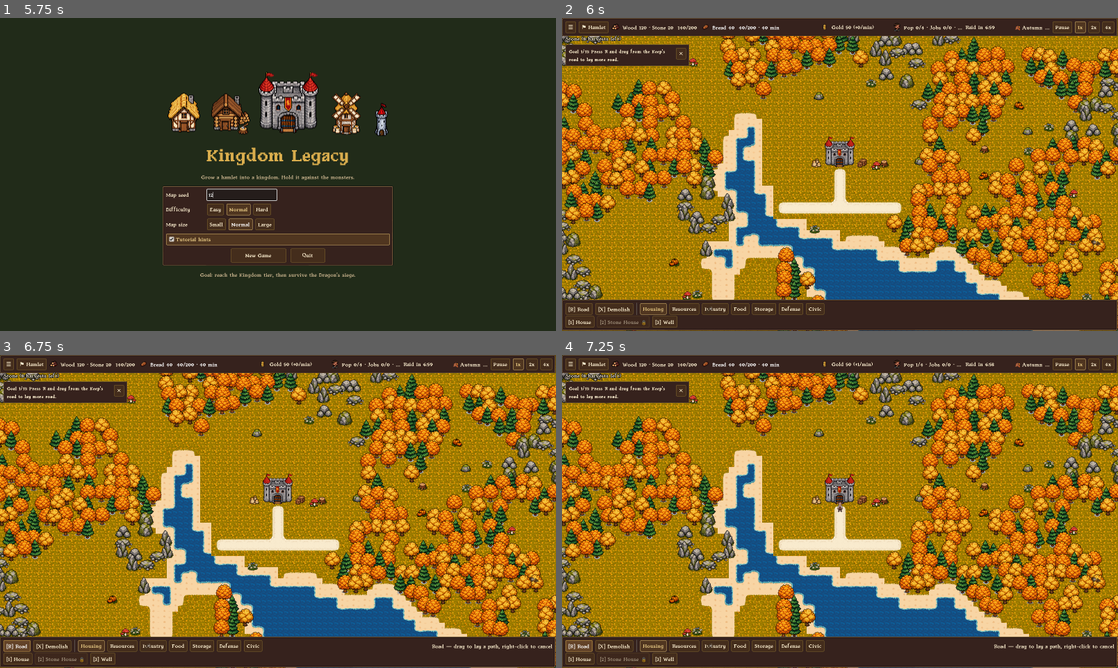
Above: before the commit, frames 1-4 (two rows, left to right).
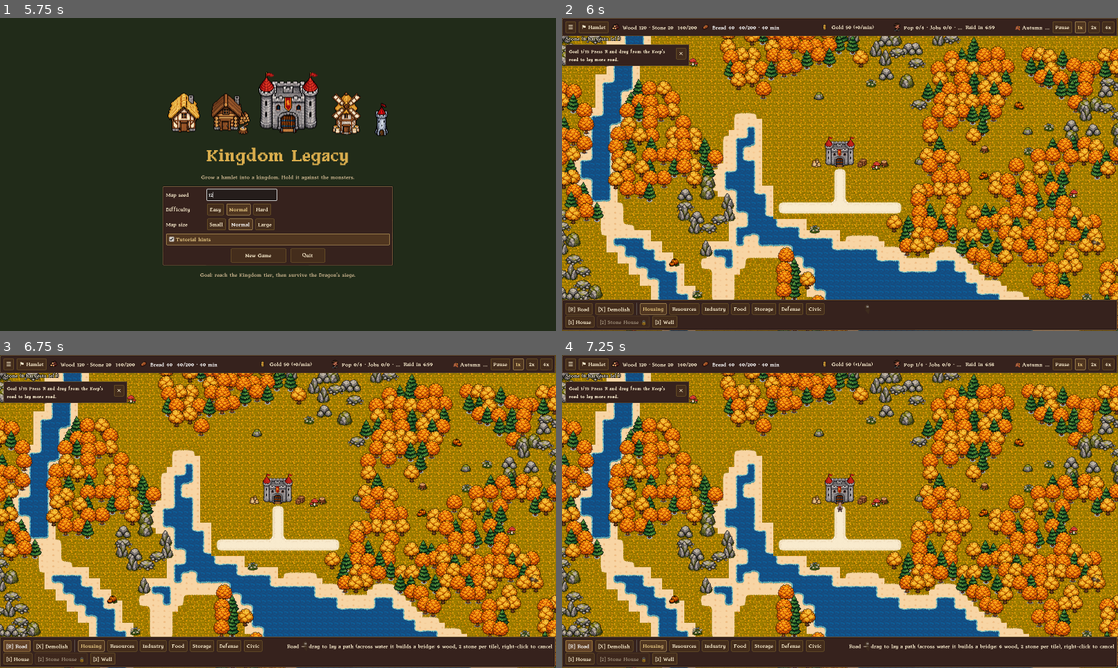
Above: after the commit, the same moments.

Repository: weilonprice/kingdom-legacy
Game: Godot game, scene res://scenes/menu.tscn
The game is run twice, just before and just after one commit, with the same random seed, the same clock (stepped at 60 frames per second) and the same inputs.
Inputs (mouse positions are in pixels of both pictures, inside the frame that each line leads up to):
- Up to frame 1 (5.75 s): click (244, 193) at 0.52 s; type "12" at 0.6 s; click "Easy" at 1.25 s; click "Easy" at 2 s; click "Normal" at 2.75 s; click "Normal" at 3.5 s; click "Normal" at 4.25 s; click "Normal" at 5 s
- Up to frame 2 (6 s): click "New Game" at 5.75 s
- Up to frame 3 (6.75 s): click "[R] Road" at 6.5 s
- Up to frame 4 (7.25 s): no input

Frame 1 is identical in both runs. In frame 2, 5.2% of the frame differs, in the area x 2-56%, y 5-100%; in frame 3, 5.4%, in the area x 2-90%, y 5-100%; in frame 4, 5.4%.

Commit message:
M10: rivers, fords and bridges
- Map generation carves 1 river (2 on Large maps), 2 tiles wide, winding
  edge to edge 14-26 tiles from the start. Each gets 2 sandy fords where
  both banks are dry, so rivers slow raiders but never wall anyone off.
- Bridges: dragging the Road tool across water bridges each crossing of up
  to 5 tiles with land at both ends, for 6 wood + 2 stone per tile, all or
  nothing per span. Walkable for everyone (chokepoints; gates can stand on
  them). Demolishing refunds half. Blue drag preview for valid spans,
  messages for too-long or unaffordable ones. Hover shows Bridge / Ford.
- Plank bridge art with snowy winter variants (BridgeLayer).
- Tools: map_preview.tscn renders whole maps per seed and checks that the
  map edges can reach the Keep. Verify: rivers-bridges scenario,
  find_crossing / pan_to steps, bridge expectations. Docs updated.

Co-Authored-By: Claude Opus 5.5 <noreply@anthropic.com>

Diff:
--- a/scripts/art/art.gd
+++ b/scripts/art/art.gd
@@ -26,6 +26,16 @@
 	if not _textures.has(path):
 		_textures[path] = load(path) if ResourceLoader.exists(path) else null
 	return _textures[path]
+
+
+## `pattern` % name, preferring a <season>/ subfolder version when there is
+## one (e.g. snowy bridge planks in winter).
+static func seasonal(pattern: String, name: String) -> Texture2D:
+	if season != "":
+		var tex := texture(pattern % (season + "/" + name))
+		if tex != null:
+			return tex
+	return texture(pattern % name)
 
 
 ## Seasonal variants (e.g. snow on the roofs) live in buildings/<season>/.
--- a/scripts/controllers/build_controller.gd
+++ b/scripts/controllers/build_controller.gd
@@ -12,6 +12,7 @@
 const HOTKEYS := {KEY_R: "road", KEY_X: "demolish"}
 const COLOR_OK := Color(0.3, 1.0, 0.4, 0.45)
 const COLOR_BAD := Color(1.0, 0.25, 0.2, 0.45)
+const COLOR_BRIDGE := Color(0.35, 0.7, 1.0, 0.5)
 
 var world: WorldMap
 var progression: Progression
@@ -73,7 +74,8 @@
 			var def := BuildingDefs.get_def(build_id)
 			return "Placing %s (%s) — right-click to cancel" % [def.name, BuildingDefs.cost_text(def.cost)]
 		Mode.ROAD:
-			return "Road — drag to lay a path, right-click to cancel"
+			return "Road — drag to lay a path (across water it builds a bridge: %s per tile), right-click to cancel" % \
+				BuildingDefs.cost_text(WorldMap.BRIDGE_COST)
 		Mode.WALL:
 			var wdef := BuildingDefs.get_def(build_id)
 			return "%s — drag to build (%s per segment), right-click to cancel" % [
@@ -136,6 +138,7 @@
 				_dragging = false
 				if mode == Mode.ROAD:
 					world.place_roads(tiles)
+					_emit_if(world.road_problem)
 				else:
 					_build_wall(tiles)
 		Mode.DEMOLISH:
@@ -220,8 +223,16 @@
 			draw_rect(Rect2(Vector2(e * tile), Vector2(tile, tile)), Color(1, 0.9, 0.3, 0.45))
 			_draw_area(def, e)
 		Mode.ROAD:
-			for t in _drag_tiles():
+			var path := _drag_tiles()
+			var bridge := {}
+			for span: Array in world.bridge_spans(path).valid:
+				var ok := GameState.can_afford(WorldMap.bridge_cost(span.size()))
+				for t: Vector2i in span:
+					bridge[t] = ok
+			for t in path:
 				var color := COLOR_OK if world.can_place_road(t) or world.is_road(t) else COLOR_BAD
+				if bridge.has(t):
+					color = COLOR_BRIDGE if bridge[t] else COLOR_BAD
 				draw_rect(Rect2(Vector2(t * tile), Vector2(tile, tile)), color)
 		Mode.WALL:
 			for t in _drag_tiles():
--- /dev/null
+++ b/scripts/world/bridge_layer.gd
@@ -0,0 +1,34 @@
+class_name BridgeLayer
+extends Node2D
+## Draws bridges: road tiles laid over water. Each tile shows a plank
+## section running toward its road neighbours (east-west or north-south).
+## Sits under the building and unit layers so people walk across on top.
+
+const ART := "res://assets/sprites/bridges/%s.png"
+
+var world: WorldMap
+
+
+func _draw() -> void:
+	var h := Art.seasonal(ART, "wood_h")
+	var v := Art.seasonal(ART, "wood_v")
+	var tile := float(Terrain.TILE_SIZE)
+	for t: Vector2i in world.roads:
+		if world.get_terrain(t) != Terrain.WATER:
+			continue
+		var across_x := world.roads.has(t + Vector2i.LEFT) or world.roads.has(t + Vector2i.RIGHT)
+		var across_y := world.roads.has(t + Vector2i.UP) or world.roads.has(t + Vector2i.DOWN)
+		var rect := Rect2(Vector2(t) * tile, Vector2(tile, tile))
+		var tex := v if across_y and not across_x else h
+		if tex != null:
+			# The plank section is centred on the tile, stretched along the
+			# crossing only (the art tiles seamlessly that way).
+			var along_x := tex == h
+			var size := Vector2(tile, tex.get_height()) if along_x else Vector2(tex.get_width(), tile)
+			var at := rect.get_center() - size * 0.5
+			draw_texture_rect(tex, Rect2(at, size), true)
+		else:
+			draw_rect(rect.grow(-3), Color(0.45, 0.30, 0.16))
+			for i in 4:
+				var y := rect.position.y + 5 + i * 7
+				draw_line(Vector2(rect.position.x + 3, y), Vector2(rect.end.x - 3, y), Color(0.3, 0.2, 0.1), 1.0)
--- a/scripts/world/terrain_renderer.gd
+++ b/scripts/world/terrain_renderer.gd
@@ -29,6 +29,7 @@
 const CROP_SOURCE := 10
 
 var world: WorldMap
+var bridges: BridgeLayer
 ## Trees and props (see Nature). When there's tree art, forests are drawn as
 ## grass with trees standing on it instead of the forest tileset.
 var nature: Nature
@@ -126,6 +127,13 @@
 			_art_terrains[t] = true
 		if spec.get("roads", false):
 			_roads_have_art = true
+	_add_bridge_layer()
+
+
+func _add_bridge_layer() -> void:
+	bridges = BridgeLayer.new()
+	bridges.world = world
+	add_child(bridges)
 
 
 func rebuild() -> void:
@@ -138,6 +146,7 @@
 			for x in world.width + 1:
 				_paint_overlay_cell(o, Vector2i(x, y))
 	nature.rebuild()
+	bridges.queue_redraw()
 
 
 ## Call after a tile's terrain or road status changes.
@@ -149,6 +158,8 @@
 			for dx in 2:
 				_paint_overlay_cell(o, t + Vector2i(dx, dy))
 	nature.refresh_tile(t)
+	if bridges != null:
+		bridges.queue_redraw()
 
 
 func _paint_base(t: Vector2i) -> void:
@@ -177,7 +188,7 @@
 
 
 func _paint_road_fallback(t: Vector2i) -> void:
-	if not _roads_have_art and world.roads.has(t):
+	if not _roads_have_art and world.roads.has(t) and world.get_terrain(t) != Terrain.WATER:
 		road_fallback.set_cell(t, CODE_SOURCE, Terrain.ROAD_ATLAS)
 	else:
 		road_fallback.erase_cell(t)
@@ -187,7 +198,7 @@
 	if not world.is_in_bounds(t):
 		return false
 	if o.roads:
-		return world.roads.has(t)
+		return world.roads.has(t) and world.get_terrain(t) != Terrain.WATER
 	return world.get_terrain(t) in o.terrains
 
 
--- a/scripts/world/world_map.gd
+++ b/scripts/world/world_map.gd
@@ -95,6 +95,8 @@
 			var m := moisture.get_noise_2d(x, y)
 			_set_terrain_raw(Vector2i(x, y), _pick_terrain(e, m))
 
+	_carve_rivers(seed_value)
+
 	# Guarantee a buildable start with wood and stone within reach.
 	var center := Vector2i(width >> 1, height >> 1)
 	_stamp(center, 8, Terrain.GRASS)
@@ -119,6 +121,91 @@
 	GameState.attach_stock(stock)
 
 
+## Rivers run edge to edge, winding, passing 14-26 tiles from the start so
+## they're close enough to matter but never through the town site. Each gets
+## sandy fords where anyone can wade across, so a river is never a wall.
+const RIVER_WIDTH := 2
+## Tools can turn rivers off to compare maps.
+static var rivers_enabled := true
+const FORDS_PER_RIVER := 2
+
+
+func _carve_rivers(seed_value: int) -> void:
+	if not rivers_enabled:
+		return
+	var rng := RandomNumberGenerator.new()
+	rng.seed = seed_value + 3
+	var count := 1 if width <= 128 else 2
+	var center := Vector2(width, height) * 0.5
+	for r in count:
+		var vertical := rng.randf() < 0.5
+		var side := -1.0 if rng.randf() < 0.5 else 1.0
+		var base: float = (center.x if vertical else center.y) + side * rng.randi_range(14, 26)
+		var meander := _noise(seed_value + 11 + r, 0.025, 2)
+		var length := height if vertical else width
+		var course: Array[Vector2i] = []
+		var prev := -1
+		for i in length:
+			var c := roundi(base + meander.get_noise_1d(i) * 16.0)
+			# Fill sideways steps so the river never breaks up diagonally.
+			var from := c if prev < 0 else prev
+			for k in range(mini(from, c), maxi(from, c) + 1):
+				for w in RIVER_WIDTH:
+					var t := Vector2i(k + w, i) if vertical else Vector2i(i, k + w)
+					if is_in_bounds(t) and Vector2(t).distance_to(center) > 12.0:
+						_set_terrain_raw(t, Terrain.WATER)
+						course.append(t)
+			prev = c
+		_place_fords(course, vertical, rng)
+
+
+func _place_fords(course: Array[Vector2i], vertical: bool, rng: RandomNumberGenerator) -> void:
+	if course.is_empty():
+		return
+	var along := func(t: Vector2i) -> int: return t.y if vertical else t.x
+	var length := height if vertical else width
+	for f in FORDS_PER_RIVER:
+		# Spread fords along the river, one in each stretch of it, at a spot
+		# with dry land on both banks (not where the river runs into a lake).
+		var lo := int(float(f) / FORDS_PER_RIVER * length) + 4
+		var hi := maxi(lo, int(float(f + 1) / FORDS_PER_RIVER * length) - 5)
+		var at := -1
+		for attempt in 30:
+			var candidate := rng.randi_range(lo, hi)
+			if _banks_dry(course, along, candidate, vertical):
+				at = candidate
+				break
+		if at < 0:
+			continue
+		for t in course:
+			if absi(along.call(t) - at) <= 1:
+				_set_terrain_raw(t, Terrain.SAND)
+
+
+## True when the river's cross-section at `at` has land just beyond it on
+## both sides.
+func _banks_dry(course: Array[Vector2i], along: Callable, at: int, vertical: bool) -> bool:
+	var across: Array[int] = []
+	for t in course:
+		if along.call(t) == at:
+			across.append(t.x if vertical else t.y)
+	if across.is_empty():
+		return false
+	var lo: int = across.min() - 1
+	var hi: int = across.max() + 1
+	for side in [lo, hi]:
+		var t := Vector2i(side, at) if vertical else Vector2i(at, side)
+		if not is_in_bounds(t) or get_terrain(t) == Terrain.WATER:
+			return false
+	return true
+
+
+## Sand with water on two opposite sides: a river crossing.
+func _is_ford(t: Vector2i) -> bool:
+	var w := func(o: Vector2i) -> bool: return is_in_bounds(t + o) and get_terrain(t + o) == Terrain.WATER
+	return (w.call(Vector2i.LEFT) and w.call(Vector2i.RIGHT)) or (w.call(Vector2i.UP) and w.call(Vector2i.DOWN))
+
+
 func _noise(seed_value: int, frequency: float, octaves: int) -> FastNoiseLite:
 	var noise := FastNoiseLite.new()
 	noise.seed = seed_value
@@ -216,10 +303,12 @@
 	if occupancy.has(t):
 		return occupancy[t].describe()
 	if roads.has(t):
-		return "Road"
+		return "Bridge" if get_terrain(t) == Terrain.WATER else "Road"
 	if fields.has(t):
 		return "Field — %s" % ["Tilled", "Growing", "Ripe"][fields[t].stage]
 	var text: String = Terrain.NAMES[get_terrain(t)]
+	if get_terrain(t) == Terrain.SAND and _is_ford(t):
+		text = "Ford (shallow crossing)"
 	var left := resource_left[t.y * width + t.x]
 	if left > 0:
 		text += " (%d harvests left)" % left
@@ -229,7 +318,8 @@
 # --- Pathfinding ------------------------------------------------------------
 
 func _update_nav(t: Vector2i) -> void:
-	var water := get_terrain(t) == Terrain.WATER
+	# Water is solid unless a bridge crosses it.
+	var water := get_terrain(t) == Terrain.WATER and not roads.has(t)
 	var ground_cost := 1.0 if roads.has(t) else Terrain.walk_cost(get_terrain(t))
 	var b: Building = occupancy.get(t)
 	var fortification: bool = b != null and BuildingDefs.is_fortification(b.def)
@@ -489,6 +579,8 @@
 			GameState.add_resource(item, goods[item])
 		return ""
 	if roads.has(t):
+		if get_terrain(t) == Terrain.WATER:
+			GameState.refund(BRIDGE_COST, 0.5)
 		roads.erase(t)
 		renderer.refresh_tile(t)
 		_update_nav(t)
@@ -575,11 +667,16 @@
 
 # --- Roads ------------------------------------------------------------------
 
+## Why the last place_roads left something out ("" if it didn't).
+var road_problem := ""
+const MAX_BRIDGE := 5
+const BRIDGE_COST := {"wood": 6, "stone": 2}
+
+
 func can_place_road(t: Vector2i) -> bool:
 	return is_in_bounds(t) and not occupancy.has(t) and not roads.has(t) and get_terrain(t) != Terrain.WATER
 
 
-## Places roads on every valid tile, clearing trees and rocks. Returns count placed.
 # --- Loading a save (see SaveGame) ----------------------------------------------
 
 ## Replaces every road with `tiles`.
@@ -621,14 +718,33 @@
 		renderer.refresh_tile(f.t)
 
 
+## Places roads on every valid tile of a drag, clearing trees and rocks.
+## Water crossings become bridges (see bridge_spans): each span is paid for
+## as a whole or not built. Returns the count placed; road_problem says why
+## a bridge wasn't built.
 func place_roads(tiles: Array[Vector2i]) -> int:
+	road_problem = ""
 	var placed := 0
+	var spans := bridge_spans(tiles)
+	var bridged := {}
+	for span: Array in spans.valid:
+		var cost := bridge_cost(span.size())
+		if not GameState.spend(cost):
+			road_problem = "Not enough for a %d-tile bridge (%s)" % [span.size(), BuildingDefs.cost_text(cost)]
+			continue
+		for t: Vector2i in span:
+			bridged[t] = true
+	if spans.too_long > 0 and road_problem == "":
+		road_problem = "Bridges can span at most %d tiles of water, with land at both ends" % MAX_BRIDGE
 	for t in tiles:
-		if not can_place_road(t):
+		if bridged.has(t):
+			roads[t] = true
+		elif can_place_road(t):
+			if not Terrain.is_buildable(get_terrain(t)):
+				set_terrain(t, Terrain.GRASS)
+			roads[t] = true
+		else:
 			continue
-		if not Terrain.is_buildable(get_terrain(t)):
-			set_terrain(t, Terrain.GRASS)
-		roads[t] = true
 		renderer.refresh_tile(t)
 		_update_nav(t)
 		placed += 1
@@ -637,6 +753,43 @@
 	return placed
 
 
+func is_bridge(t: Vector2i) -> bool:
+	return roads.has(t) and get_terrain(t) == Terrain.WATER
+
+
+static func bridge_cost(length: int) -> Dictionary:
+	var cost := {}
+	for item: String in BRIDGE_COST:
+		cost[item] = BRIDGE_COST[item] * length
+	return cost
+
+
+## Splits a road drag into its water crossings. A crossing can be bridged
+## when it is at most MAX_BRIDGE tiles and the drag has land (or an existing
+## bridge/road) right before and after it.
+## -> {"valid": [[tiles...], ...], "too_long": count of rejected crossings}
+func bridge_spans(tiles: Array[Vector2i]) -> Dictionary:
+	var valid := []
+	var too_long := 0
+	var run: Array[Vector2i] = []
+	var land_before := false
+	for i in tiles.size() + 1:
+		var t: Vector2i = tiles[i] if i < tiles.size() else INVALID_TILE
+		var water := i < tiles.size() and is_in_bounds(t) and get_terrain(t) == Terrain.WATER and not roads.has(t)
+		if water:
+			run.append(t)
+			continue
+		if not run.is_empty():
+			var land_after := i < tiles.size() and is_in_bounds(t) and not occupancy.has(t)
+			if land_before and land_after and run.size() <= MAX_BRIDGE:
+				valid.append(run.duplicate())
+			else:
+				too_long += 1
+			run.clear()
+		land_before = i < tiles.size() and is_in_bounds(t)
+	return {"valid": valid, "too_long": too_long}
+
+
 func is_road(t: Vector2i) -> bool:
 	return roads.has(t)
 
--- a/tools/verify/driver.gd
+++ b/tools/verify/driver.gd
@@ -128,6 +128,13 @@
 		await _drag(_screen_of(step.drag_tile[0]), _screen_of(step.drag_tile[1]))
 	elif step.has("find_site"):
 		return _find_site(step.find_site)
+	elif step.has("find_crossing"):
+		return _find_crossing(step.find_crossing)
+	elif step.has("pan_to"):
+		# Test-only: centres the camera on a tile (a player would scroll there).
+		main.camera.position = world.tile_center(_tile_of(step.pan_to))
+		report.setup_shortcuts.append(step)
+		await _frames(3)
 	elif step.has("screenshot"):
 		return await _screenshot(step.screenshot)
 	elif step.has("state"):
@@ -347,6 +354,38 @@
 	return "FAIL no site for %s" % id
 
 
+## Finds a straight north-south or east-west water crossing near a tile:
+## land, then `min`..`max` water tiles, then land. Names the land tile on
+## each bank, and the first water tile as "<as>_water". Read-only.
+## {"as": "south_bank", "as_end": "north_bank", "near": [0, -20], "min": 1, "max": 5}
+func _find_crossing(spec: Dictionary) -> String:
+	var near := _tile_of(spec.get("near", [0, 0]))
+	var lo := int(spec.get("min", 1))
+	var hi := int(spec.get("max", 5))
+	for r in 30:
+		for dy in range(-r, r + 1):
+			for dx in range(-r, r + 1):
+				if maxi(absi(dx), absi(dy)) != r:
+					continue
+				var start := near + Vector2i(dx, dy)
+				if not world.is_in_bounds(start) or world.get_terrain(start) == Terrain.WATER \
+						or world.occupancy.has(start):
+					continue
+				for dir in [Vector2i.UP, Vector2i.DOWN, Vector2i.LEFT, Vector2i.RIGHT]:
+					var n := 0
+					var t: Vector2i = start + dir
+					while world.is_in_bounds(t) and world.get_terrain(t) == Terrain.WATER and n <= hi:
+						n += 1
+						t += dir
+					if n >= lo and n <= hi and world.is_in_bounds(t) and not world.occupancy.has(t):
+						var base := world.keep.entrance()
+						aliases[spec["as"]] = start
+						aliases[spec["as_end"]] = t
+						aliases[spec["as"] + "_water"] = start + dir
+						return "ok (%d water tiles from keep%+d,%+d)" % [n, start.x - base.x, start.y - base.y]
+	return "FAIL no crossing of %d-%d water tiles" % [lo, hi]
+
+
 func _screenshot(name: String) -> String:
 	if DisplayServer.get_name() == "headless":
 		return "skipped (headless has no renderer)"
@@ -389,6 +428,8 @@
 		"final_siege": main.raids.final_siege,
 		"boss_hp": _boss_hp(),
 		"fields": world.fields.size(),
+		"bridges": world.roads.keys().filter(func(t: Vector2i) -> bool: return world.is_bridge(t)).size(),
+		"bridges_walkable": world.roads.keys().all(func(t: Vector2i) -> bool: return world.is_walkable(t)),
 		"season": main.seasons.current(),
 		"warm": main.seasons.warm,
 		"art_season": Art.season,
@@ -482,6 +523,8 @@
 		problems.append("call_to_arms %s != %s" % [s.call_to_arms, expect.call_to_arms])
 	if expect.has("hint") and not expect.hint in s.hint:
 		problems.append("hint '%s' doesn't contain '%s'" % [s.hint, expect.hint])
+	if expect.has("bridges_walkable") and s.bridges_walkable != expect.bridges_walkable:
+		problems.append("bridges_walkable %s != %s" % [s.bridges_walkable, expect.bridges_walkable])
 	if expect.has("game_over") and s.game_over != expect.game_over:
 		problems.append("game_over %s != %s" % [s.game_over, expect.game_over])
 	if expect.has("night") and s.night != expect.night:
@@ -551,7 +594,7 @@
 ## or a kingdom resource total.
 func _metric(s: Dictionary, key: String) -> float:
 	if key in ["population", "roads", "happiness", "villagers_awake", "enemies", "burning", "lairs",
-			"villagers_fighting", "boss_hp"]:
+			"villagers_fighting", "boss_hp", "bridges"]:
 		return float(s[key])
 	return float(s.resources.get(key, 0))
 
--- /dev/null
+++ b/tools/verify/map_preview.gd
@@ -0,0 +1,55 @@
+extends Node
+## Saves a terrain overview (one pixel per tile, scaled up) for map seeds, and
+## checks that raiders can reach the Keep from the map edge.
+##   godot --headless --path . res://tools/verify/map_preview.tscn -- --seeds=12345,7,99 --out=/tmp/maps
+
+const COLORS := [Color(0.2, 0.4, 0.8), Color(0.9, 0.8, 0.5), Color(0.55, 0.7, 0.3),
+	Color(0.15, 0.4, 0.15), Color(0.5, 0.5, 0.5), Color(0.6, 0.45, 0.25)]
+
+
+func _ready() -> void:
+	var args := {}
+	for a in OS.get_cmdline_user_args():
+		if a.begins_with("--") and "=" in a:
+			args[a.substr(2).get_slice("=", 0)] = a.get_slice("=", 1)
+	var out: String = args.get("out", "/tmp")
+	WorldMap.rivers_enabled = args.get("rivers", "on") != "off"
+	DirAccess.make_dir_recursive_absolute(out)
+	for s in String(args.get("seeds", "12345")).split(","):
+		var world := WorldMap.new()
+		world.width = int(args.get("size", "128"))
+		world.height = world.width
+		add_child(world)
+		world.generate(int(s))
+		var img := Image.create(world.width, world.height, false, Image.FORMAT_RGB8)
+		for y in world.height:
+			for x in world.width:
+				img.set_pixel(x, y, COLORS[world.get_terrain(Vector2i(x, y))])
+		for t: Vector2i in world.roads:
+			img.set_pixel(t.x, t.y, Color(0.9, 0.9, 0.9))
+		var k := world.keep.origin
+		img.fill_rect(Rect2i(k, Vector2i(3, 3)), Color(1, 0, 0))
+		img.resize(world.width * 4, world.height * 4, Image.INTERPOLATE_NEAREST)
+		img.save_png("%s/map_%s.png" % [out, s])
+		# Can every map edge reach the Keep? (fords must connect the map)
+		var goal := world.keep.entrance()
+		var reach := 0
+		var tried := 0
+		for i in 40:
+			var t := Vector2i((i * 37) % world.width, 0 if i % 2 == 0 else world.height - 1)
+			if i % 4 >= 2:
+				t = Vector2i(0 if i % 2 == 0 else world.width - 1, (i * 53) % world.height)
+			if not world.is_walkable(t):
+				continue
+			tried += 1
+			if not world.find_path(t, goal).is_empty():
+				reach += 1
+		var water := 0
+		for y in world.height:
+			for x in world.width:
+				if world.get_terrain(Vector2i(x, y)) == Terrain.WATER:
+					water += 1
+		print("MAP seed=%s edge->keep reachable %d/%d water=%d" % [s, reach, tried, water])
+		world.queue_free()
+		GameState.reset()
+	get_tree().quit()
--- /dev/null
+++ b/tools/verify/map_preview.tscn
@@ -0,0 +1,6 @@
+[gd_scene load_steps=2 format=3]
+
+[ext_resource type="Script" path="res://tools/verify/map_preview.gd" id="1_map"]
+
+[node name="MapPreview" type="Node"]
+script = ExtResource("1_map")
--- /dev/null
+++ b/tools/verify/scenarios/rivers-bridges.json
@@ -0,0 +1,30 @@
+[
+  {"setup_grant": {"wood": 150, "stone": 60}},
+  {"find_crossing": {"as": "bank_a", "as_end": "bank_b", "near": [0, -20], "min": 2, "max": 5}},
+  {"pan_to": "bank_a"},
+  {"key": "R"},
+  {"expect": {"text": "bridge"}},
+  {"drag_tile": ["bank_a", "bank_b"]},
+  {"key": "Escape"},
+  {"expect": {"min": {"bridges": 2}, "bridges_walkable": true}},
+  {"click_tile": "bank_a"},
+  {"expect": {"text": "Road"}},
+  {"screenshot": "00-bridge-autumn"},
+  {"setup_season": "winter"},
+  {"screenshot": "01-bridge-winter"},
+  {"setup_season": "autumn"},
+  {"find_crossing": {"as": "lake_a", "as_end": "lake_b", "near": [-10, 0], "min": 7, "max": 30}},
+  {"pan_to": "lake_a"},
+  {"key": "R"},
+  {"drag_tile": ["lake_a", "lake_b"]},
+  {"key": "Escape"},
+  {"expect": {"message": "Bridges can span at most 5 tiles"}},
+  {"pan_to": "bank_a"},
+  {"key": "X"},
+  {"state": "before_demolish"},
+  {"click_tile": "bank_a_water"},
+  {"key": "Escape"},
+  {"expect_same_as": {"state": "before_demolish", "keys": []}},
+  {"expect": {"max": {"bridges": 4}}},
+  {"state": "end"}
+]
Binary file added: assets/sprites/bridges/winter/wood_h.png
Not shown, added: assets/sprites/bridges/winter/wood_h.png.import
Binary file added: assets/sprites/bridges/winter/wood_v.png
Not shown, added: assets/sprites/bridges/winter/wood_v.png.import
Binary file added: assets/sprites/bridges/wood_h.png
Not shown, added: assets/sprites/bridges/wood_h.png.import
Binary file added: assets/sprites/bridges/wood_v.png
Not shown, added: assets/sprites/bridges/wood_v.png.import
Not shown, changed: design.txt
Not shown, changed: roadmap.txt
Not shown, added: scripts/world/bridge_layer.gd.uid
Not shown, added: tools/verify/map_preview.gd.uid
(and 4 more such lines)
